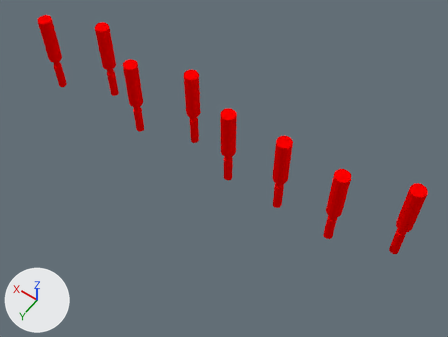
One commit to the Blender file BlenderFiles/RightHand/BrunelRightFinger.blend: the scene before it, then after it.
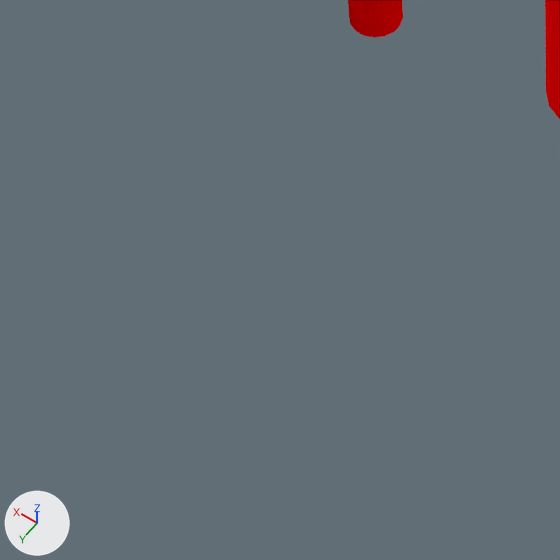
The first picture shows the older version from a camera (50 mm lens) standing at (-15.1, 131.6, 162.7) and looking at (57.8, 29.5, 2.2). The close-ups show both versions on the part from 31% to 50% of the width and 41% to 66% of the height of that picture; other places that the commit changed are outside them. The lights are fixed; the arrows at lower left show +X, +Y and +Z. The same objects are shown in both versions, whatever each file hides.

Names of what the first close-up shows: 'BOOLEAN MOULD M2 Bolt Holes'.
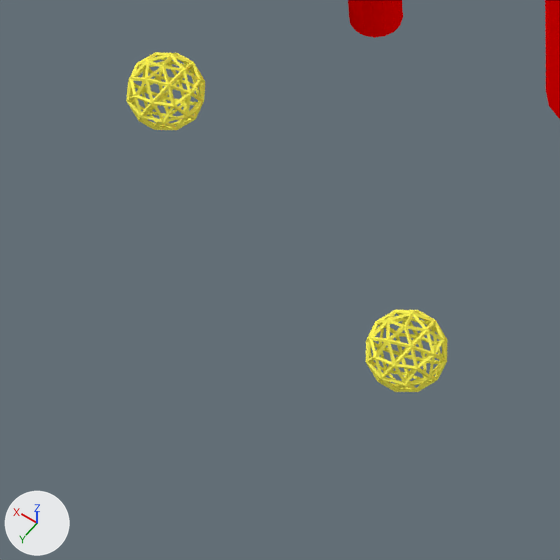
Location of each change, (x1, y1, x2, y2) in pixels of the close-ups (560 x 560 px):
'HANDLE Fingertip for BOOLEAN.002', added (yellow): after (365, 310, 447, 392)
'HANDLE Distal Joint for BOOLEAN.003', added (yellow): after (126, 52, 205, 130)

The change in detail:
Mesh me_handle_fingertip_002 is new.
It has 324 vertices, 480 faces and spans x -2.0..2.0, y 37.9..42.1, z -2.1..2.1.
It uses material mat_handle (yellow #fff85a).
Object 'HANDLE Fingertip for BOOLEAN.002' (ob_handle_fingertip_for_boolean_002) is new; it shows me_handle_fingertip_002.
Its location is (60.0, 0.0, 0.0).
Object 'HANDLE Distal Joint for BOOLEAN.003' (ob_handle_distal_joint_for_boolean_003) is new; it shows a copy of the mesh of ob_handle_distal_joint_004.
Its location is (80.0, 0.0, 0.0).
